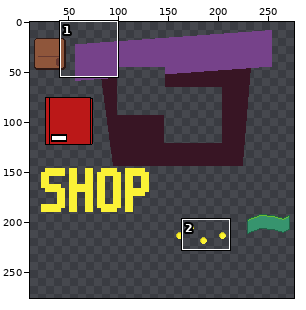
A pixel-art file gets an edit: aseprite/sprites.aseprite. Above: a wide view before the commit, with the close-up outlined.
Close-up. First the earlier version:
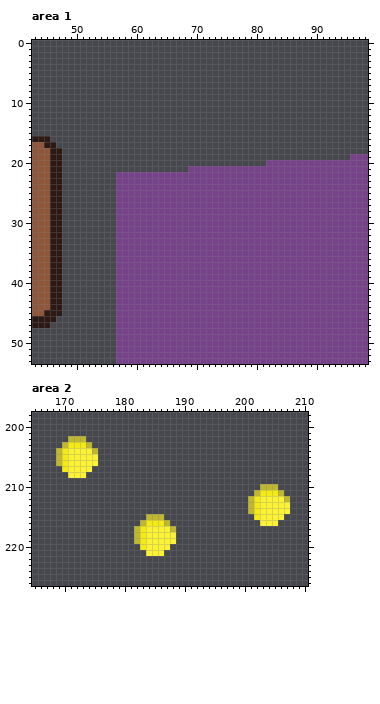
300x300 pixels, 1 frame. Shown: area 1: x 43..98, y 0..53; area 2: x 165..210, y 198..226. The wide view leaves out empty margins. The commit also changed other parts of the picture, which this record leaves out.
Now the later version:
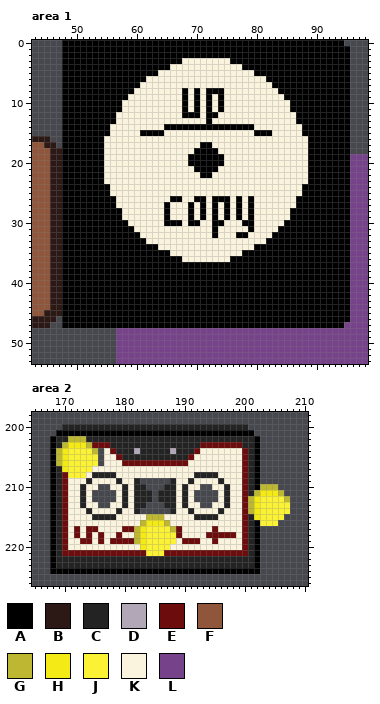
Palette (. is transparent): A #000000  B #2c1815  C #232323  D #b1a7b6  E #6c0c0c  F #8f563b  G #beb732  H #f4ea15  J #fbf236  K #faf3dd  L #76428a
What changed:
layer "Main" now shown
Changed rows in their new state; - is an unchanged pixel.
Area 1, layer "Main":
first column x 48:
 0 AAAAAAAAAAAAAAAAAAAAAAAAAAAAAAAAAAAAAAAAAAAAAAA-
 1 AAAAAAAAAAAAAAAAAAAAAAAAAAAAAAAAAAAAAAAAAAAAAAAA
 2 AAAAAAAAAAAAAAAAAAAAAAAAAAAAAAAAAAAAAAAAAAAAAAAA
 3 AAAAAAAAAAAAAAAAAAAAKKKKKKKKAAAAAAAAAAAAAAAAAAAA
 4 AAAAAAAAAAAAAAAAAAKKKKKKKKKKKKAAAAAAAAAAAAAAAAAA
 5 AAAAAAAAAAAAAAAAKKKKKKKKKKKKKKKKAAAAAAAAAAAAAAAA
 6 AAAAAAAAAAAAAAKKKKKKKKKKKKKKKKKKKKAAAAAAAAAAAAAA
 7 AAAAAAAAAAAAAKKKKKKKKKKKKKKKKKKKKKKAAAAAAAAAAAAA
 8 AAAAAAAAAAAAKKKKKKKKAKAKAAAKKKKKKKKKAAAAAAAAAAAA
 9 AAAAAAAAAAAKKKKKKKKKAKAKAKAKKKKKKKKKKAAAAAAAAAAA
10 AAAAAAAAAAKKKKKKKKKKAKAKAKAKKKKKKKKKKKAAAAAAAAAA
11 AAAAAAAAAAKKKKKKKKKKAKAKAKAKKKKKKKKKKKAAAAAAAAAA
12 AAAAAAAAAKKKKKKKKKKKAAAKAAKKKKKKKKKKKKKAAAAAAAAA
13 AAAAAAAAAKKKKKKKKKKKKKKKAKKKKKKKKKKKKKKAAAAAAAAA
14 AAAAAAAAKKKKKKKKKAAAAAAAAAAAAAAAKKKKKKKKAAAAAAAA
15 AAAAAAAAKKKKKAAAAKKKKKKKKKKKKKKKAAAKKKKKAAAAAAAA
16 AAAAAAAKKKKKKKKKKKKKKKKKKKKKKKKKKKKKKKKKKAAAAAAA
17 AAAAAAAKKKKKKKKKKKKKKKKAAKKKKKKKKKKKKKKKKAAAAAAA
18 AAAAAAAKKKKKKKKKKKKKKKAAAAKKKKKKKKKKKKKKKAAAAAAA
19 AAAAAAAKKKKKKKKKKKKKKAAAAAAKKKKKKKKKKKKKKAAAAAAA
20 AAAAAAAKKKKKKKKKKKKKKAAAAAAKKKKKKKKKKKKKKAAAAAAA
21 AAAAAAAKKKKKKKKKKKKKKKAAAAKKKKKKKKKKKKKKKAAAAAAA
22 AAAAAAAKKKKKKKKKKKKKKKKAAKKKKKKKKKKKKKKKKAAAAAAA
23 AAAAAAAKKKKKKKKKKKKKKKKKKKKKKKKKKKKKKKKKKAAAAAAA
24 AAAAAAAAKKKKKKKKKKKKKKKKKKKKKKKKKKKKKKKKAAAAAAAA
25 AAAAAAAAKKKKKKKKKKKKKKKKKKKKKKKKKKKKKKKKAAAAAAAA
26 AAAAAAAAAKKKKKKKKKAAKKAAKAAAKAKAKKKKKKKAAAAAAAAA
27 AAAAAAAAAKKKKKKKKAKKKAKAKAKAKAKAKKKKKKKAAAAAAAAA
28 AAAAAAAAAAKKKKKKKAKKKAKAKAKAKAKAKKKKKKAAAAAAAAAA
29 AAAAAAAAAAKKKKKKKAKKKAKAKAKAKAKAKKKKKKAAAAAAAAAA
30 AAAAAAAAAAAKKKKKKAAAKAAKKAAKKKAAKKKKKAAAAAAAAAAA
31 AAAAAAAAAAAAKKKKKKKKKKKKKAKKKKKAKKKKAAAAAAAAAAAA
32 AAAAAAAAAAAAAKKKKKKKKKKKKAKKKAAKKKKAAAAAAAAAAAAA
33 AAAAAAAAAAAAAAKKKKKKKKKKKKKKKKKKKKAAAAAAAAAAAAAA
34 AAAAAAAAAAAAAAAAKKKKKKKKKKKKKKKKAAAAAAAAAAAAAAAA
35 AAAAAAAAAAAAAAAAAAKKKKKKKKKKKKAAAAAAAAAAAAAAAAAA
36 AAAAAAAAAAAAAAAAAAAAKKKKKKKKAAAAAAAAAAAAAAAAAAAA
37 AAAAAAAAAAAAAAAAAAAAAAAAAAAAAAAAAAAAAAAAAAAAAAAA
38 AAAAAAAAAAAAAAAAAAAAAAAAAAAAAAAAAAAAAAAAAAAAAAAA
39 AAAAAAAAAAAAAAAAAAAAAAAAAAAAAAAAAAAAAAAAAAAAAAAA
40 AAAAAAAAAAAAAAAAAAAAAAAAAAAAAAAAAAAAAAAAAAAAAAAA
41 AAAAAAAAAAAAAAAAAAAAAAAAAAAAAAAAAAAAAAAAAAAAAAAA
42 AAAAAAAAAAAAAAAAAAAAAAAAAAAAAAAAAAAAAAAAAAAAAAAA
43 AAAAAAAAAAAAAAAAAAAAAAAAAAAAAAAAAAAAAAAAAAAAAAAA
44 AAAAAAAAAAAAAAAAAAAAAAAAAAAAAAAAAAAAAAAAAAAAAAAA
45 AAAAAAAAAAAAAAAAAAAAAAAAAAAAAAAAAAAAAAAAAAAAAAAA
46 AAAAAAAAAAAAAAAAAAAAAAAAAAAAAAAAAAAAAAAAAAAAAAAA
47 AAAAAAAAAAAAAAAAAAAAAAAAAAAAAAAAAAAAAAAAAAAAAAA-
Area 2, layer "Main":
first column x 168:
200 --CCCCCCCCCCCCCCCCCCCCCCCCCCCCCCC--
201 -AAAAAAAAAAAAAAAAAAAAAAAAAAAAAAAAA-
202 ACC---CCCCCCCCCCCCCCCCCCCCCCCCCCCCA
203 AC-----EEECCCCCCCCCCCCCCCEEEEEEECCA
204 A--------KECCCDCCCCCDCCCEKKKKKKKECA
205 A--------KKECCCCCCCCCCCEKKKKKKKKECA
206 A--------KKKEEEEEEEEEEEKKKKKKKKKECA
207 AC-----KKKKKKKKKKKKKKKKKKKKKKKKKECA
208 ACE---KCCCCKKKKKKKKKKKKKCCCCKKKKECA
209 ACEKKKCKKKKCKKC-----CKKCKKKKCKKKECA
210 ACEKKCKK--KKCKCC---CCKCKK--KKCKKECA
211 ACEKKCK----KCKCCC-CCCKCK----KCKKEC-
212 ACEKKCK----KCKCCC-CCCKCK----KCKKE--
213 ACEKKCKK--KKCKCC---CCKCKK--KKCKKE--
214 ACEKKKCKKKKCKKC-----CKKCKKKKCKKKE--
215 ACEKKKKCCCCKKKKK---KKKKKCCCCKKKKEC-
216 ACEKKKKKKKKKKKK-----KKKKKKKKKKKKECA
217 ACEKEKEEKKKKEE-------EKKKKKEKKKKECA
218 ACEKEKEKEKKEKK-------EKKKKEEEEEKECA
219 ACEKKEEKEKEEEE-------KEEEKKEKKKKECA
220 ACEKKKKKKKKKKKK-----KKKKKKKKKKKKECA
221 ACEEEEEEEEEEEEEE---EEEEEEEEEEEEEECA
222 ACCCCCCCCCCCCCCCCCCCCCCCCCCCCCCCCCA
223 ACCCCCCCCCCCCCCCCCCCCCCCCCCCCCCCCCA
224 AAAAAAAAAAAAAAAAAAAAAAAAAAAAAAAAAAA
Changed places in both close-ups, as pixel boxes (x1, y1, x2, y2):
changed: (62, 40, 350, 328)
added: (50, 424, 260, 574)
